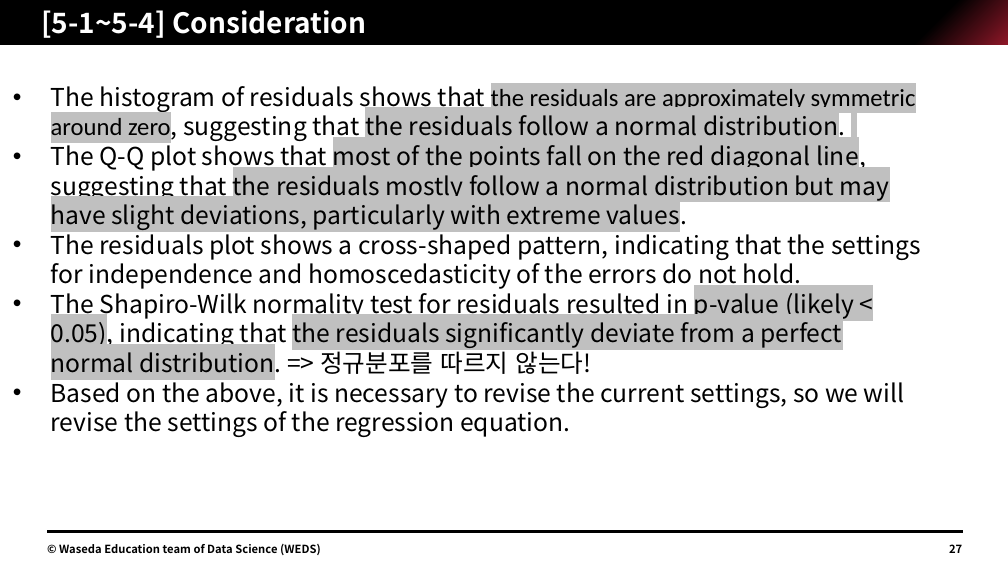
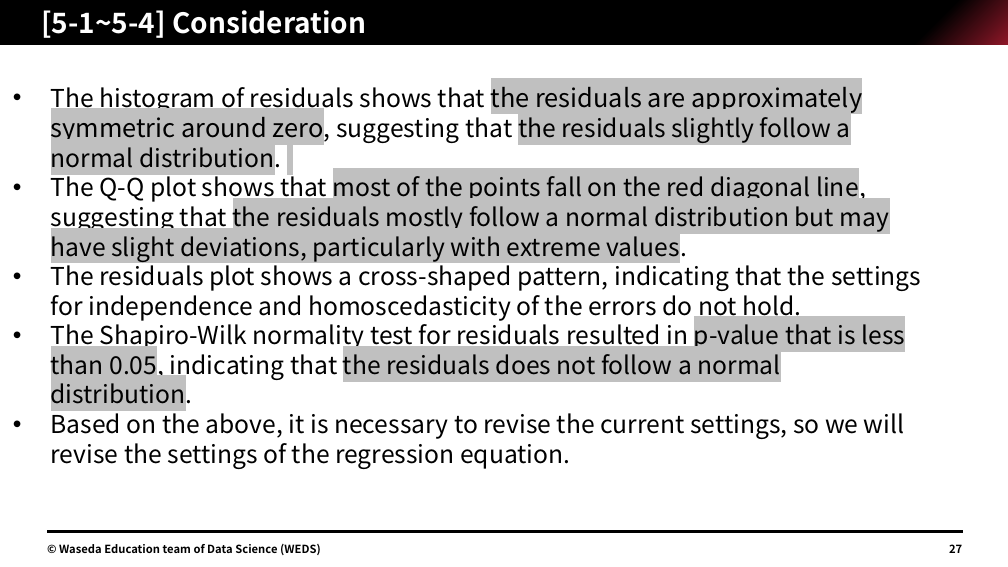
Before and after one commit to Jimin-Park0901/Data-Science, a slide deck: slide 27 of Store_Sale/assignment/1W22CF16.pptx. Drawn at 1008x567 pixels with LibreOffice and Linux fonts; fonts in the diff are those of the drawing. Boxes give left, top, right and bottom in pixels: in the first picture for what was removed or moved away, otherwise in the second. Text is boxed around its words. In the diff, an @@ line names an element or a change of style, - is before the commit and + after.

```diff
--- a/Store_Sale/assignment/1W22CF16.pptx
+++ b/Store_Sale/assignment/1W22CF16.pptx
@@ text at <box>51,87,862,174</box>: text changed @@
-• The histogram of residuals shows that the residuals are approximately symmetric around zero, suggesting that the residuals follow a normal distribution.
+• The histogram of residuals shows that the residuals are approximately symmetric around zero, suggesting that the residuals slightly follow a normal distribution.
@@ text at <box>51,319,906,410</box>: text changed @@
-• The Shapiro-Wilk normality test for residuals resulted in p-value (likely < 0.05), indicating that the residuals significantly deviate from a perfect normal distribution. => 정규분포를 따르지 않는다!
+• The Shapiro-Wilk normality test for residuals resulted in p-value that is less than 0.05, indicating that the residuals does not follow a normal distribution.
```
Also in this commit, not shown: 9 other slides changed, 1 other file.
